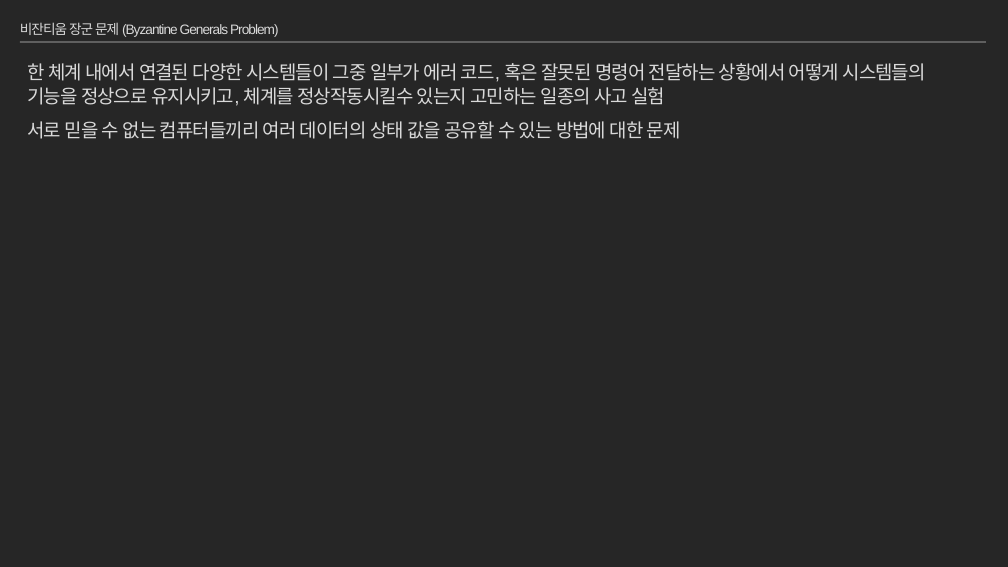
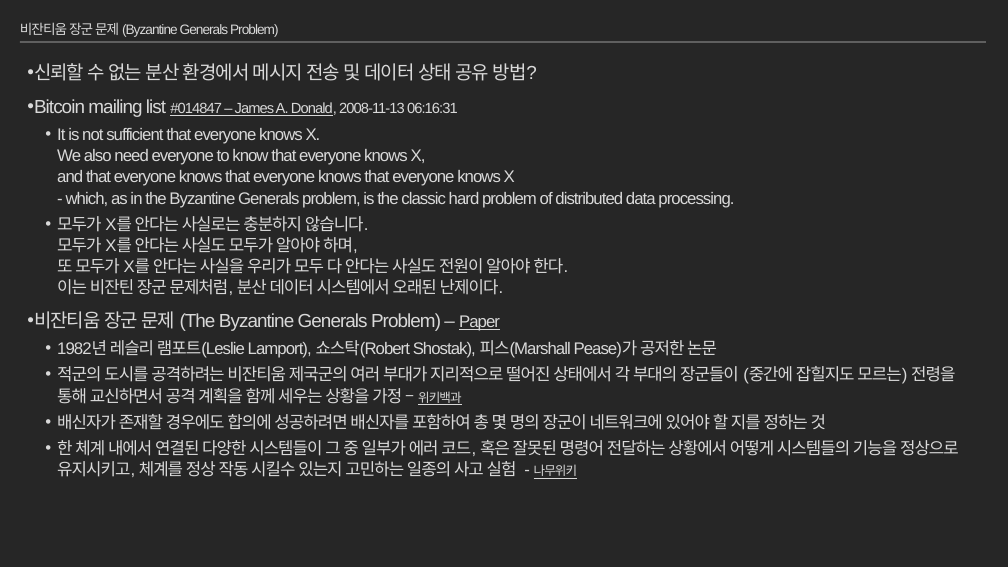
Before and after one commit to moss0801/blockchain-doc, a slide deck: slide 48 of General/Blockchain Part1.pptx (slide 51 before the commit). Drawn at 1008x567 pixels with LibreOffice and Linux fonts; fonts in the diff are those of the drawing. Boxes give left, top, right and bottom in pixels: in the first picture for what was removed or moved away, otherwise in the second. Text is boxed around its words. In the diff, an @@ line names an element or a change of style, - is before the commit and + after.

```diff
--- a/General/Blockchain Part1.pptx
+++ b/General/Blockchain Part1.pptx
@@ text added at box(27, 63, 959, 479), 16 pt, text #D9D9D9 @@
+• 신뢰할 수 없는 분산 환경에서 메시지 전송 및 데이터 상태 공유 방법?
+• Bitcoin mailing list #014847 – James A. Donald, 2008-11-13 06:16:31
+  • It is not sufficient that everyone knows X.
+    We also need everyone to know that everyone knows X,
+    and that everyone knows that everyone knows that everyone knows X
+    - which, as in the Byzantine Generals problem, is the classic hard problem of distributed data processing.
+  • 모두가 X를 안다는 사실로는 충분하지 않습니다.
+    모두가 X를 안다는 사실도 모두가 알아야 하며,
+    또 모두가 X를 안다는 사실을 우리가 모두 다 안다는 사실도 전원이 알아야 한다.
+    이는 비잔틴 장군 문제처럼, 분산 데이터 시스템에서 오래된 난제이다.
+• 비잔티움 장군 문제 (The Byzantine Generals Problem) – Paper
+  • 1982년 레슬리 램포트(Leslie Lamport), 쇼스탁(Robert Shostak), 피스(Marshall Pease)가 공저한 논문
+  • 적군의 도시를 공격하려는 비잔티움 제국군의 여러 부대가 지리적으로 떨어진 상태에서 각 부대의 장군들이 (중간에 잡힐지도 모르는) 전령을 통해 교신하면서 공격 계획을 함께 세우는 상황을 가정 – 위키백과
+  • 배신자가 존재할 경우에도 합의에 성공하려면 배신자를 포함하여 총 몇 명의 장군이 네트워크에 있어야 할 지를 정하는 것
+  • 한 체계 내에서 연결된 다양한 시스템들이 그 중 일부가 에러 코드, 혹은 잘못된 명령어 전달하는 상황에서 어떻게 시스템들의 기능을 정상으로 유지시키고, 체계를 정상 작동 시킬수 있는지 고민하는 일종의 사고 실험 - 나무위키
@@ text removed at box(28, 63, 926, 139) @@
-한 체계 내에서 연결된 다양한 시스템들이 그중 일부가 에러 코드, 혹은 잘못된 명령어 전달하는 상황에서 어떻게 시스템들의 기능을 정상으로 유지시키고, 체계를 정상작동시킬수 있는지 고민하는 일종의 사고 실험
-서로 믿을 수 없는 컴퓨터들끼리 여러 데이터의 상태 값을 공유할 수 있는 방법에 대한 문제
```
Also in this commit, not shown: 9 other slides changed, 5 slides added, 5 slides removed.
